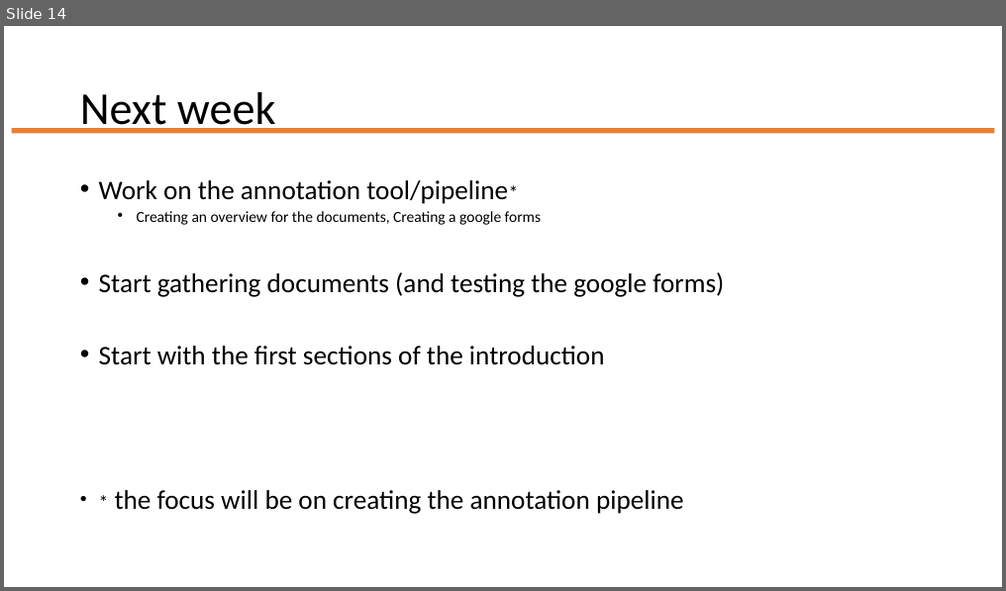
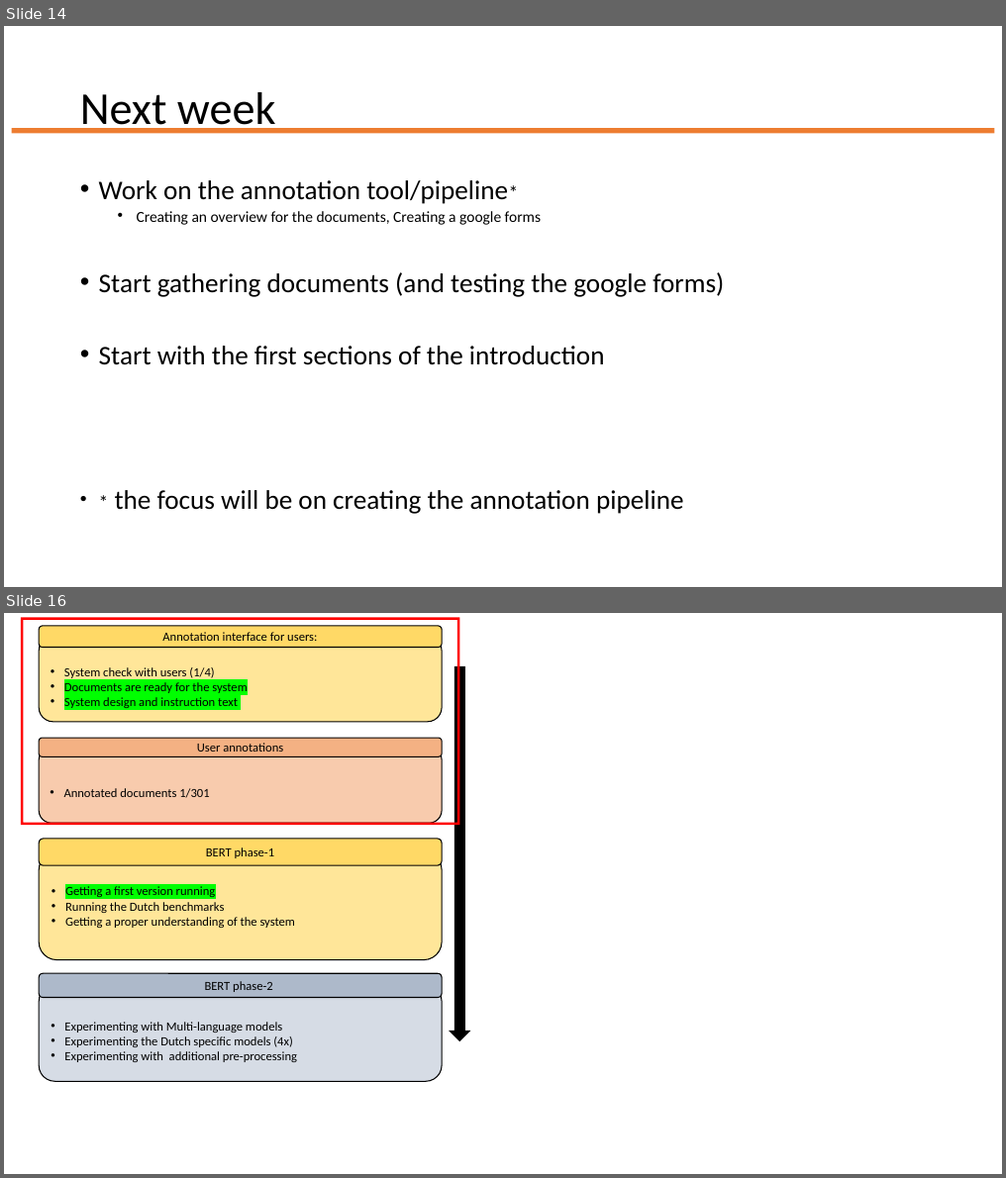
Before and after one commit to JesherA/AcExSy, a slide deck: Supporting_files/Weekly_thesis_meeting.pptx. Shown one above the other, each under a label of ours: slide 14 before the commit, slides 14 and 16 after it; the slides between them are not shown. The pictures are 1006x591 and 1006x1178 pixels, drawn with LibreOffice and Linux fonts; fonts in the diff are those of the drawing. Boxes give left, top, right and bottom in pixels: in the first picture for what was removed or moved away, otherwise in the second. Text is boxed around its words. In the diff, an @@ line names an element or a change of style, - is before the commit and + after.

```diff
--- a/Supporting_files/Weekly_thesis_meeting.pptx
+++ b/Supporting_files/Weekly_thesis_meeting.pptx
@@ slide 16 added at (4, 613, 1002, 1174), background #FFFFFF @@
@@ frame added at (21, 618, 460, 825), fill #FF0000 @@
@@ rounded rectangle added at (40, 636, 442, 722), fill #FFE699, outline #000000 1 pt, 12 pt, text #000000 @@
+• System check with users (1/4)
+• Documents are ready for the system
+• System design and instruction text
@@ rounded rectangle added at (40, 626, 442, 648), fill #FFD966, outline #000000 1 pt, 12 pt, text #000000 @@
+Annotation interface for users:
@@ right arrow added at (450, 666, 469, 1042), fill #000000, outline #000000 1 pt @@
@@ rounded rectangle added at (40, 747, 442, 823), fill #F8CBAD, outline #000000 1 pt, 12 pt, text #000000 @@
+• Annotated documents 1/301
@@ rounded rectangle added at (40, 738, 442, 757), fill #F4B183, outline #000000 1 pt, 12 pt, text #000000 @@
+User annotations
@@ rounded rectangle added at (40, 839, 442, 865), fill #FFD966, outline #000000 1 pt, 12 pt, text #000000 @@
+BERT phase-1
@@ rounded rectangle added at (40, 853, 442, 960), fill #FFE699, outline #000000 1 pt, 12 pt, text #000000 @@
+• Getting a first version running
+• Running the Dutch benchmarks
+• Getting a proper understanding of the system
@@ rounded rectangle added at (40, 986, 442, 1081), fill #D6DCE5, outline #000000 1 pt, 12 pt, text #000000 @@
+• Experimenting with Multi-language models
+• Experimenting the Dutch specific models (4x)
+• Experimenting with additional pre-processing
@@ rounded rectangle added at (40, 973, 442, 998), fill #ADB9CA, outline #000000 1 pt, 12 pt, text #000000 @@
+BERT phase-2
```
Also in this commit, not shown: 4 slides changed, 1 other slide added, 6 other files.
